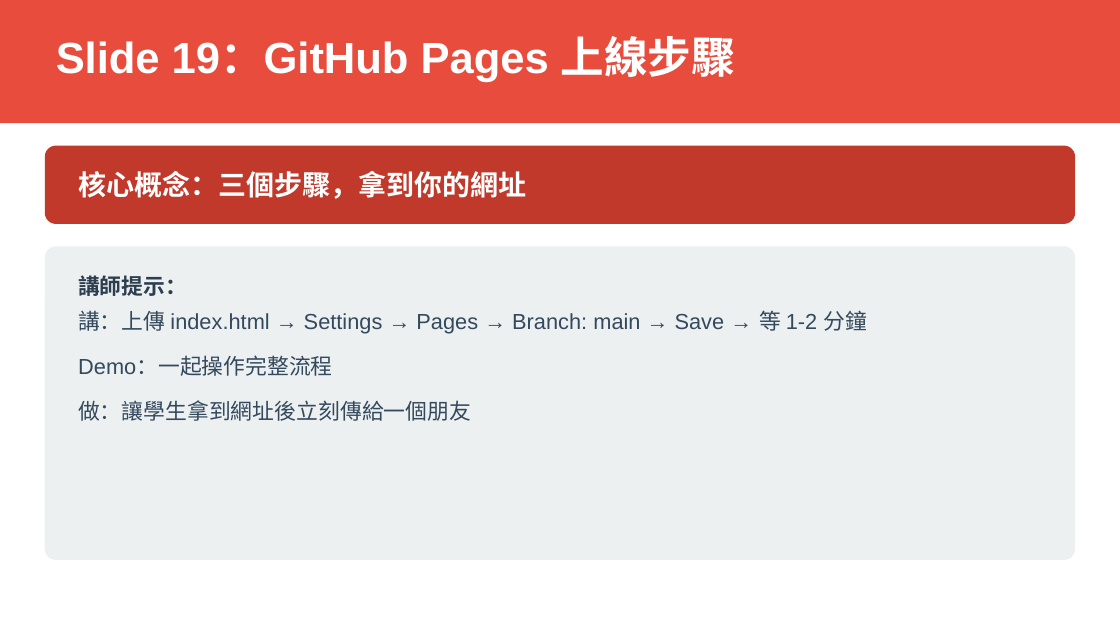
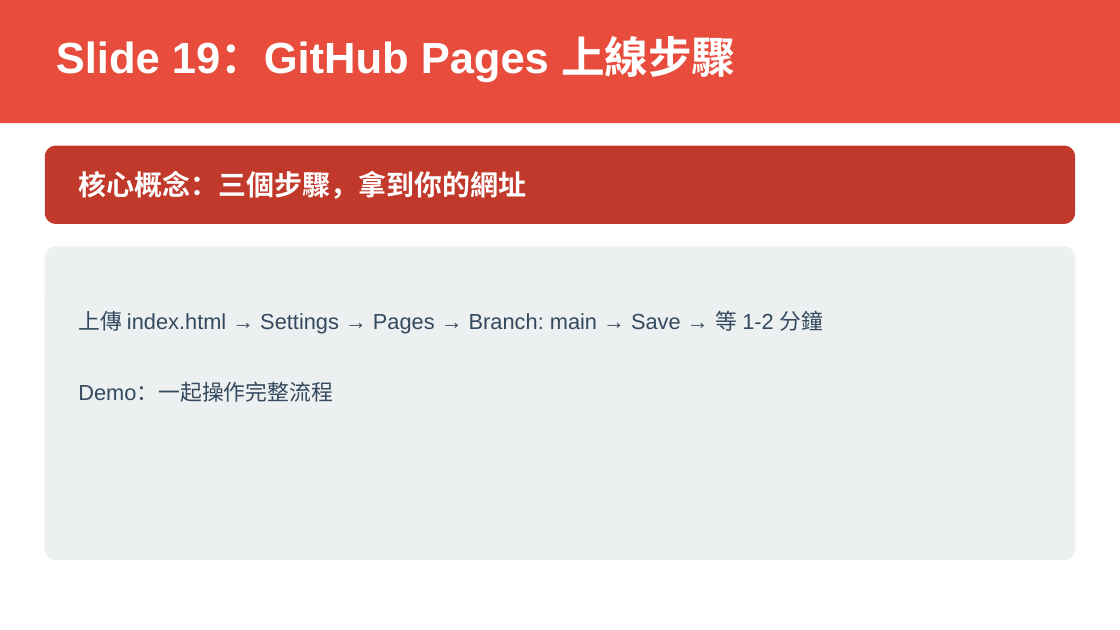
Before and after one commit to jonesandjay123/VibeCoding_Workshop, a slide deck: slide 20 of VibeCoding_TrainingDeck.pptx. Drawn at 1120x630 pixels with LibreOffice and Linux fonts; fonts in the diff are those of the drawing. Boxes give left, top, right and bottom in pixels: in the first picture for what was removed or moved away, otherwise in the second. Text is boxed around its words. In the diff, an @@ line names an element or a change of style, - is before the commit and + after.

```diff
--- a/VibeCoding_TrainingDeck.pptx
+++ b/VibeCoding_TrainingDeck.pptx
@@ text removed at [78,275,187,296] @@
-講師提示：
@@ text at [78,310,824,334]: text changed @@
-講：上傳 index.html → Settings → Pages → Branch: main → Save → 等 1-2 分鐘
+上傳 index.html → Settings → Pages → Branch: main → Save → 等 1-2 分鐘
@@ text at [78,400,471,421]: paragraph removed @@
-做：讓學生拿到網址後立刻傳給一個朋友
```
Also in this commit, not shown: 23 other slides changed, 1 slide added, 1 slide removed, 43 other files.
